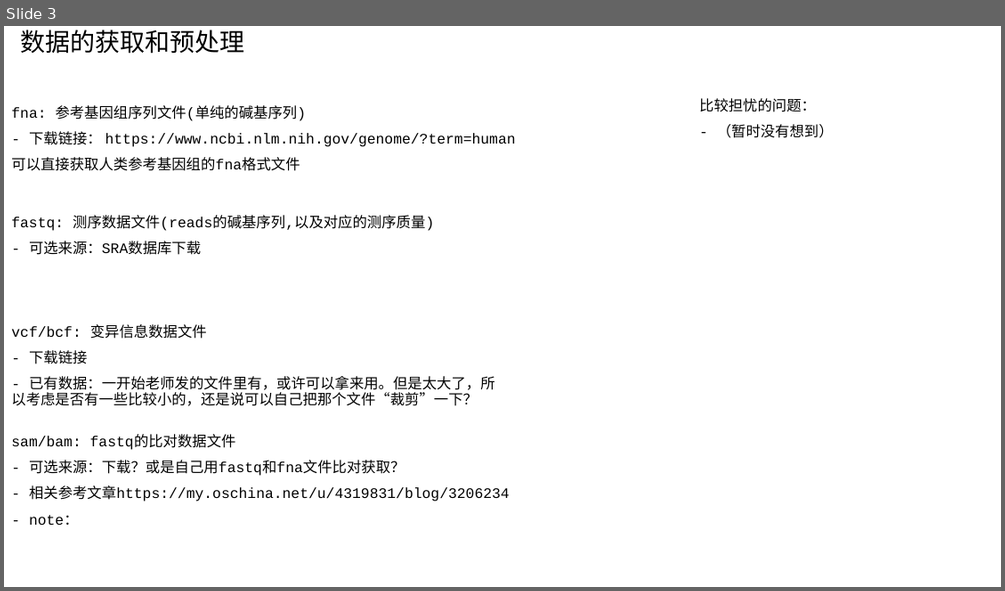
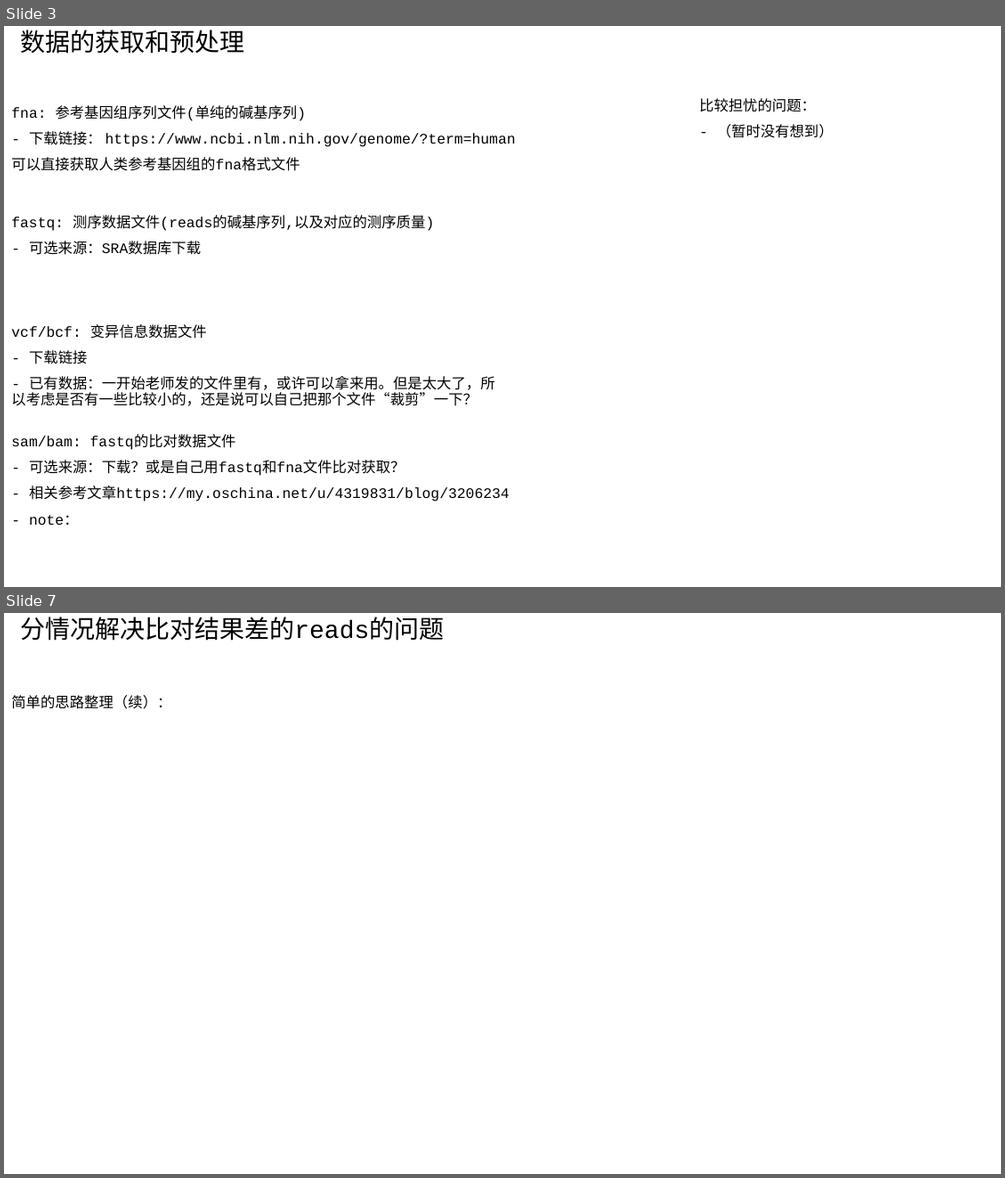
Before and after one commit to AtoshDustosh/thesis-project, a slide deck: THE project/design/project design.pptx. Shown one above the other, each under a label of ours: slide 3 before the commit, slides 3 and 7 after it; the slides between them are not shown. The pictures are 1005x591 and 1005x1178 pixels, drawn with LibreOffice and Linux fonts; fonts in the diff are those of the drawing. Boxes give left, top, right and bottom in pixels: in the first picture for what was removed or moved away, otherwise in the second. Text is boxed around its words. In the diff, an @@ line names an element or a change of style, - is before the commit and + after.

```diff
--- a/THE project/design/project design.pptx
+++ b/THE project/design/project design.pptx
@@ slide 7 added at bbox=[4, 613, 1001, 1174], background #FFFFFF @@
@@ subtitle added at bbox=[20, 617, 444, 641], 24 pt, text #000000 @@
+分情况解决比对结果差的reads的问题
@@ text added at bbox=[11, 695, 171, 709], 14 pt, text #000000 @@
+简单的思路整理（续）：
```
Also in this commit, not shown: 2 slides changed, 1 other slide added, 1 other file.
